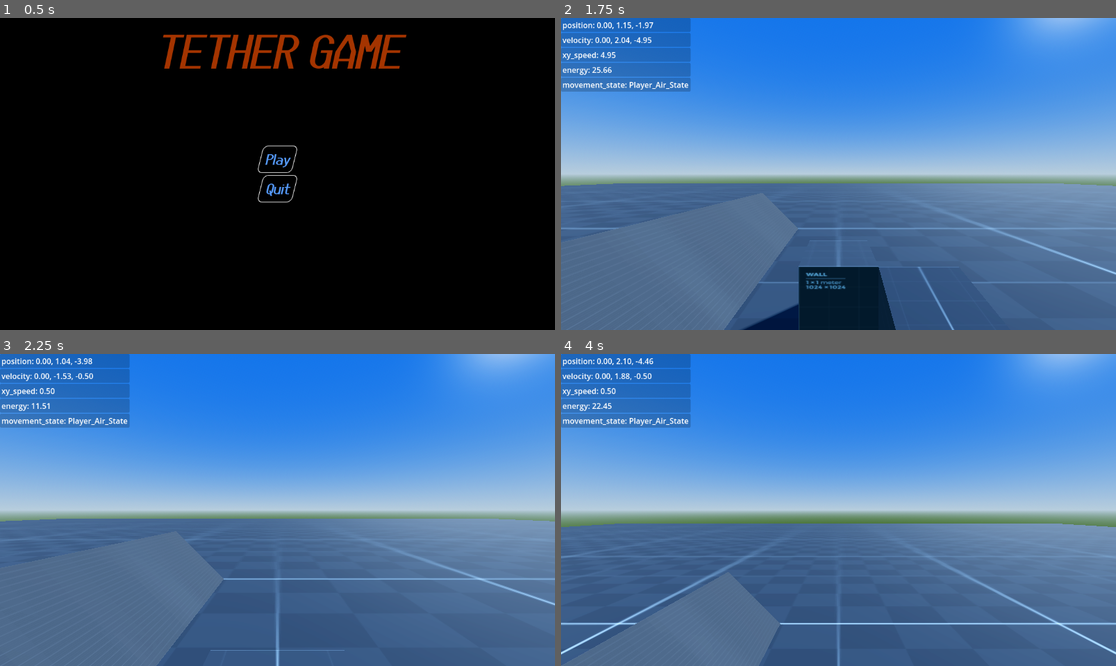
Above: before the commit, frames 1-4 (two rows, left to right).
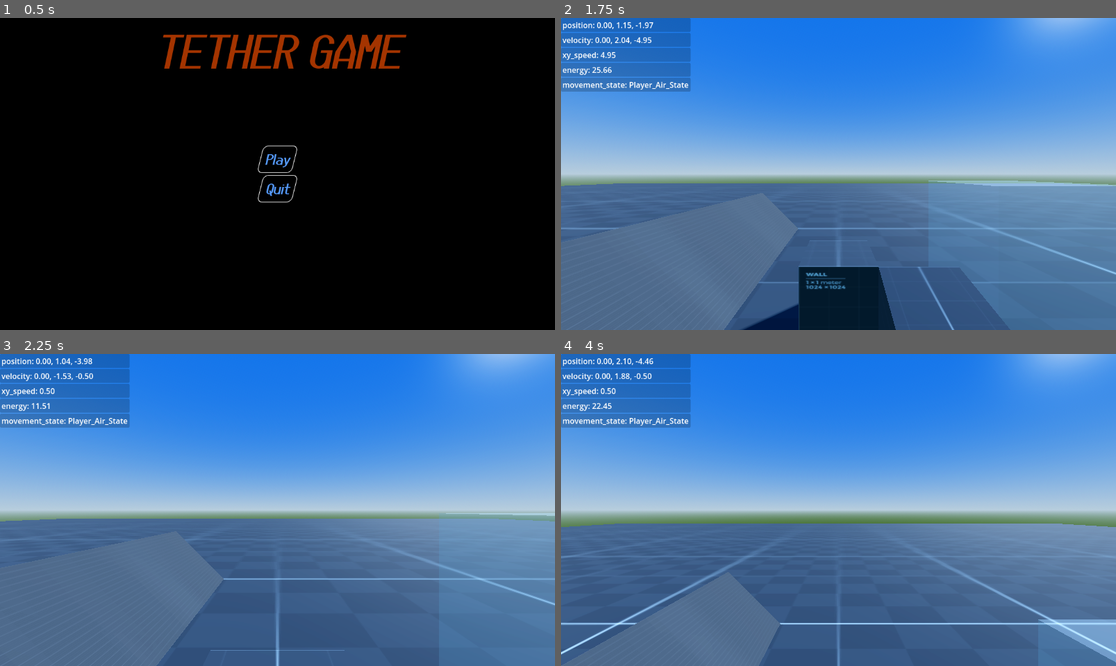
Above: after the commit, the same moments.

Repository: Kestrel280/tethergame
Game: Godot game, scene res://main.tscn
Same seed, same stepped clock (60 frames per second), same inputs: the game is played once before the commit and once after it.
Inputs:
- Up to frame 1 (0.5 s): no input
- Up to frame 2 (1.75 s): click "Play" at 0.5 s; tap Enter at 1.25 s; hold W (move_forward) from 1.28 s (still down); tap Space (jump) at 1.52 s
- Up to frame 3 (2.25 s): keep holding W (move_forward)
- Up to frame 4 (4 s): keep holding W (move_forward); tap Space (jump) at 2.27, 2.75, 3.77 s

Frame 1 is identical in both runs. In frame 2, 0.4% of the frame differs, in the area x 66-100%, y 52-54%; in frame 3, less than 0.1%; in frame 4, 0.9%, in the area x 85-100%, y 85-99%.

Commit message:
Add Teleporter scene and Teleportable component, wip

Diff:
--- a/classes/camera_controller.gd
+++ b/classes/controllers/camera_controller.gd
@@ -14,12 +14,6 @@
 	self.camera = camera;
 
 
-func look_at(dir : Vector3):
-	var rot_x = -dir.slide(Vector3(0, 1, 0)).angle_to(Vector3(0, 0, -1)); # project onto xz plane and get angle from -z axis
-	var rot_y = -dir.slide(Vector3(0, 0, 1)).angle_to(Vector3(1, 0, 0)); # up/down: project onto xy plane and get angle from x axis
-	set_rotation(rot_x, rot_y);
-
-
 func set_rotation(right : float, up : float):
 	body.rotation.y = right;
 	head.rotation.x = up;
--- /dev/null
+++ b/classes/level/teleporter/teleportable.gd
@@ -0,0 +1,9 @@
+class_name Teleportable
+extends Node
+
+# Attach to a collision shape. If the collision shape enters a teleporter,
+# 	the teleporter will check the collision shape owner's children for the
+# 	existence of a Teleportable node.
+
+@export var body : Node3D; # Body to be teleported (position, velocity, & x-rotation)
+@export var head : Node3D; # If teleporter has set_view_angle,
--- /dev/null
+++ b/classes/level/teleporter/teleportable.tscn
@@ -0,0 +1,6 @@
+[gd_scene load_steps=2 format=3 uid="uid://c762mopf1a4ec"]
+
+[ext_resource type="Script" uid="uid://c0xife0bt2mo4" path="res://classes/level/teleporter/teleportable.gd" id="1_451d3"]
+
+[node name="Teleportable" type="Node"]
+script = ExtResource("1_451d3")
--- /dev/null
+++ b/classes/level/teleporter/teleporter.gd
@@ -0,0 +1,32 @@
+@tool
+class_name Teleporter
+extends Area3D
+
+
+@export var destination : Node3D:
+	set(d):
+		destination = d;
+		update_configuration_warnings();
+@export var preserve_xy_velocity : bool = false;
+@export var preserve_z_velocity : bool = false;
+@export var add_speed : float = 0.0;
+@export var set_view_angle : bool = true;
+
+
+func _get_configuration_warnings():
+	if !destination:
+		return ["Teleporter has no destination. Assign in the inspector, or ensure that code will set one before the teleporter is used."]
+
+
+func _on_body_entered(body: Node3D) -> void:
+	# If the body does not have a Teleportable component, do nothing
+	if !(body.get_children().any(func(x): return x is Teleportable)): return;
+
+	body.global_position = destination.global_position;
+	body.velocity.x = body.velocity.x if preserve_xy_velocity else 0;
+	body.velocity.y = body.velocity.y if preserve_z_velocity else 0;
+	body.velocity.z = body.velocity.z if preserve_xy_velocity else 0;
+	if add_speed: body.velocity += (destination.transform.basis.x * add_speed);
+	#if set_view_angle:
+	#	if body.has_method("look_at_custom"): body.look_at_custom(destination.transform.basis.x);
+	#	else: body.look_at(destination.transform.basis.x);
--- /dev/null
+++ b/classes/level/teleporter/teleporter.tscn
@@ -0,0 +1,14 @@
+[gd_scene load_steps=2 format=3 uid="uid://bu5oy1qgfmusx"]
+
+[ext_resource type="Script" uid="uid://eyeha38ywiac" path="res://classes/level/teleporter/teleporter.gd" id="1_kmx4h"]
+
+[node name="Teleporter" type="Area3D"]
+collision_layer = 8
+collision_mask = 6
+script = ExtResource("1_kmx4h")
+add_speed = null
+metadata/_custom_type_script = "uid://eyeha38ywiac"
+
+[connection signal="area_entered" from="." to="." method="_on_area_entered"]
+[connection signal="body_entered" from="." to="." method="_on_body_entered"]
+[connection signal="body_shape_entered" from="." to="." method="_on_body_shape_entered"]
--- a/Player.tscn
+++ b/classes/player/Player.tscn
@@ -1,19 +1,22 @@
-[gd_scene load_steps=11 format=3 uid="uid://cmu3p2dw8cim5"]
+[gd_scene load_steps=12 format=3 uid="uid://cmu3p2dw8cim5"]
 
-[ext_resource type="Script" uid="uid://bxc7aus4hrchs" path="res://classes/player.gd" id="1_xhfnw"]
+[ext_resource type="Script" uid="uid://bxc7aus4hrchs" path="res://classes/player/player.gd" id="1_xhfnw"]
 [ext_resource type="Script" uid="uid://dv5u34mk2sgl5" path="res://controllers/camera/camera_controller_player.gd" id="2_e80uo"]
 [ext_resource type="Script" uid="uid://bk2mg7jt7y2dm" path="res://controllers/input/input_controller_kbm.gd" id="3_cxr5p"]
 [ext_resource type="Script" uid="uid://b4dy0hm3wdem5" path="res://controllers/movement/movement_controller_player.gd" id="4_tdg3f"]
-[ext_resource type="Script" uid="uid://cnfr7v75ouaag" path="res://classes/state_machine.gd" id="5_cxr5p"]
-[ext_resource type="Script" uid="uid://d1eyuapmclcra" path="res://player_walk_state.gd" id="6_tdg3f"]
-[ext_resource type="Script" uid="uid://bsgml6prcya47" path="res://player_idle_state.gd" id="7_dtqjt"]
-[ext_resource type="Script" uid="uid://de08x13bjvfi" path="res://player_air_state.gd" id="8_5ncpa"]
+[ext_resource type="Script" uid="uid://cnfr7v75ouaag" path="res://classes/state/state_machine.gd" id="5_cxr5p"]
+[ext_resource type="Script" uid="uid://c0xife0bt2mo4" path="res://classes/level/teleporter/teleportable.gd" id="5_loolv"]
+[ext_resource type="Script" uid="uid://d1eyuapmclcra" path="res://classes/player/player_walk_state.gd" id="6_tdg3f"]
+[ext_resource type="Script" uid="uid://bsgml6prcya47" path="res://classes/player/player_idle_state.gd" id="7_dtqjt"]
+[ext_resource type="Script" uid="uid://de08x13bjvfi" path="res://classes/player/player_air_state.gd" id="8_5ncpa"]
 
 [sub_resource type="CapsuleShape3D" id="CapsuleShape3D_xhfnw"]
 
 [sub_resource type="CapsuleMesh" id="CapsuleMesh_xhfnw"]
 
 [node name="Player" type="CharacterBody3D"]
+collision_layer = 6
+collision_mask = 9
 floor_constant_speed = true
 floor_max_angle = 0.698132
 script = ExtResource("1_xhfnw")
@@ -49,3 +52,7 @@
 [node name="Player_Air_State" type="Node" parent="Movement_State_Machine"]
 script = ExtResource("8_5ncpa")
 metadata/_custom_type_script = "uid://mpbdcsjvw6q0"
+
+[node name="Teleportable" type="Node" parent="."]
+script = ExtResource("5_loolv")
+metadata/_custom_type_script = "uid://c0xife0bt2mo4"
--- a/classes/player.gd
+++ b/classes/player/player.gd
@@ -39,7 +39,6 @@
 	_rot -= input_controller.incremental_rotation() * input_controller.sensitivity / ProjectSettings.get_setting("display/window/size/viewport_width");
 	_rot.x = wrapf(_rot.x, -PI, PI);
 	_rot.y = clampf(_rot.y, -PI/2, PI/2);
-
 	camera_controller.set_rotation(_rot.x, _rot.y);
 
 	var input_dir = ($Head.transform.basis * input_dir_raw).normalized();
@@ -51,3 +50,14 @@
 	Globals.debug_panel.add_property("xy_speed", "%3.2f" % Vector2(get_real_velocity().x, get_real_velocity().z).length());
 	Globals.debug_panel.add_property("energy", "%3.2f" % (get_real_velocity().length_squared() / 2 + position.y * ProjectSettings.get_setting("physics/3d/default_gravity")));
 	Globals.debug_panel.add_property("movement_state", movement_controller.movement_state_machine.current_state.state_name);
+
+
+# Helper function so that other nodes (e.g. Teleporters) may properly set
+#	body/head rotation, since built-in look_at() would be insufficient
+func look_at_custom(dir : Vector3):
+	var rot_x = -dir.slide(Vector3(0, 1, 0)).angle_to(Vector3(0, 0, -1)); # project onto xz plane and get angle from -z axis
+	var rot_y = -dir.slide(Vector3(0, 0, 1)).angle_to(Vector3(1, 0, 0)); # up/down: project onto xy plane and get angle from x axis
+	_rot = Vector2(rot_x, rot_y);
+	_rot.x = wrapf(_rot.x, -PI, PI);
+	_rot.y = clampf(_rot.y, -PI/2, PI/2);
+	camera_controller.set_rotation(_rot.x, _rot.y);
--- a/maps/test_level_1/test_level_1.tscn
+++ b/maps/test_level_1/test_level_1.tscn
@@ -1,10 +1,11 @@
-[gd_scene load_steps=21 format=3 uid="uid://c7evt6848gmsp"]
+[gd_scene load_steps=25 format=3 uid="uid://c7evt6848gmsp"]
 
-[ext_resource type="Script" uid="uid://bn50xtepv757k" path="res://classes/level.gd" id="1_otnkw"]
+[ext_resource type="Script" uid="uid://bn50xtepv757k" path="res://classes/level/level.gd" id="1_otnkw"]
 [ext_resource type="Texture2D" uid="uid://mevtc730a8eg" path="res://textures/kenney_prototype_checker2.png" id="2_7v2bt"]
 [ext_resource type="Texture2D" uid="uid://c3f44qt1ylrdw" path="res://textures/kenney_prototype_wall.png" id="3_f4oj7"]
 [ext_resource type="Texture2D" uid="uid://bur5pqkbdc4qx" path="res://textures/kenney_prototype_multigrid.png" id="4_4vsd1"]
-[ext_resource type="PackedScene" uid="uid://cmu3p2dw8cim5" path="res://Player.tscn" id="5_7v2bt"]
+[ext_resource type="PackedScene" uid="uid://cmu3p2dw8cim5" path="res://classes/player/Player.tscn" id="5_7v2bt"]
+[ext_resource type="PackedScene" uid="uid://bu5oy1qgfmusx" path="res://classes/level/teleporter/teleporter.tscn" id="6_f4oj7"]
 
 [sub_resource type="ProceduralSkyMaterial" id="ProceduralSkyMaterial_q7ijp"]
 sky_top_color = Color(0.0822872, 0.350402, 0.845244, 1)
@@ -62,6 +63,17 @@
 material = SubResource("StandardMaterial3D_3st6x")
 size = Vector3(1, 1, 5)
 
+[sub_resource type="StandardMaterial3D" id="StandardMaterial3D_f4oj7"]
+transparency = 1
+albedo_color = Color(1, 1, 1, 0.196078)
+
+[sub_resource type="BoxMesh" id="BoxMesh_4vsd1"]
+material = SubResource("StandardMaterial3D_f4oj7")
+size = Vector3(2, 2, 2)
+
+[sub_resource type="BoxShape3D" id="BoxShape3D_16v1w"]
+size = Vector3(2, 2, 2)
+
 [node name="TestLevel1" type="Node"]
 script = ExtResource("1_otnkw")
 metadata/_custom_type_script = "uid://bn50xtepv757k"
@@ -112,3 +124,17 @@
 skeleton = NodePath("../CollisionShape3D")
 
 [node name="Player" parent="." instance=ExtResource("5_7v2bt")]
+
+[node name="Teleporter" parent="." node_paths=PackedStringArray("destination") instance=ExtResource("6_f4oj7")]
+transform = Transform3D(1, 0, 0, 0, 1, 0, 0, 0, 1, 3, 0.5, -5.5)
+destination = NodePath("../Teleporter_Exit")
+add_speed = 10.0
+
+[node name="MeshInstance3D" type="MeshInstance3D" parent="Teleporter"]
+mesh = SubResource("BoxMesh_4vsd1")
+
+[node name="CollisionShape3D" type="CollisionShape3D" parent="Teleporter"]
+shape = SubResource("BoxShape3D_16v1w")
+
+[node name="Teleporter_Exit" type="Node3D" parent="."]
+transform = Transform3D(0.414693, 0, -0.909961, 0, 1, 0, 0.909961, 0, 0.414693, 0, 15, -50)
--- a/project.godot
+++ b/project.godot
@@ -24,6 +24,11 @@
 folder_colors={
 "res://autoload/": "red",
 "res://classes/": "orange",
+"res://classes/controllers/": "red",
+"res://classes/level/": "orange",
+"res://classes/player/": "yellow",
+"res://classes/player/states/": "red",
+"res://classes/state/": "green",
 "res://controllers/": "yellow",
 "res://maps/": "green",
 "res://textures/": "teal",
@@ -62,3 +67,10 @@
 "events": [Object(InputEventKey,"resource_local_to_scene":false,"resource_name":"","device":-1,"window_id":0,"alt_press …(192 unchanged characters)…
 ]
 }
+
+[layer_names]
+
+3d_physics/layer_1="world"
+3d_physics/layer_2="player"
+3d_physics/layer_3="teleportable"
+3d_physics/layer_4="teleporter"
Renamed: classes/camera_controller.gd.uid -> classes/controllers/camera_controller.gd.uid
Renamed: classes/input_controller.gd -> classes/controllers/input_controller.gd
Renamed: classes/input_controller.gd.uid -> classes/controllers/input_controller.gd.uid
Renamed: classes/movement_controller.gd -> classes/controllers/movement_controller.gd
Renamed: classes/movement_controller.gd.uid -> classes/controllers/movement_controller.gd.uid
Renamed: classes/level.gd -> classes/level/level.gd
Renamed: classes/level.gd.uid -> classes/level/level.gd.uid
Not shown, added: classes/level/teleporter/teleportable.gd.uid
Not shown, added: classes/level/teleporter/teleporter.gd.uid
Renamed: classes/player.gd.uid -> classes/player/player.gd.uid
Renamed: player_air_state.gd -> classes/player/player_air_state.gd
Renamed: player_air_state.gd.uid -> classes/player/player_air_state.gd.uid
(and 10 more such lines)
